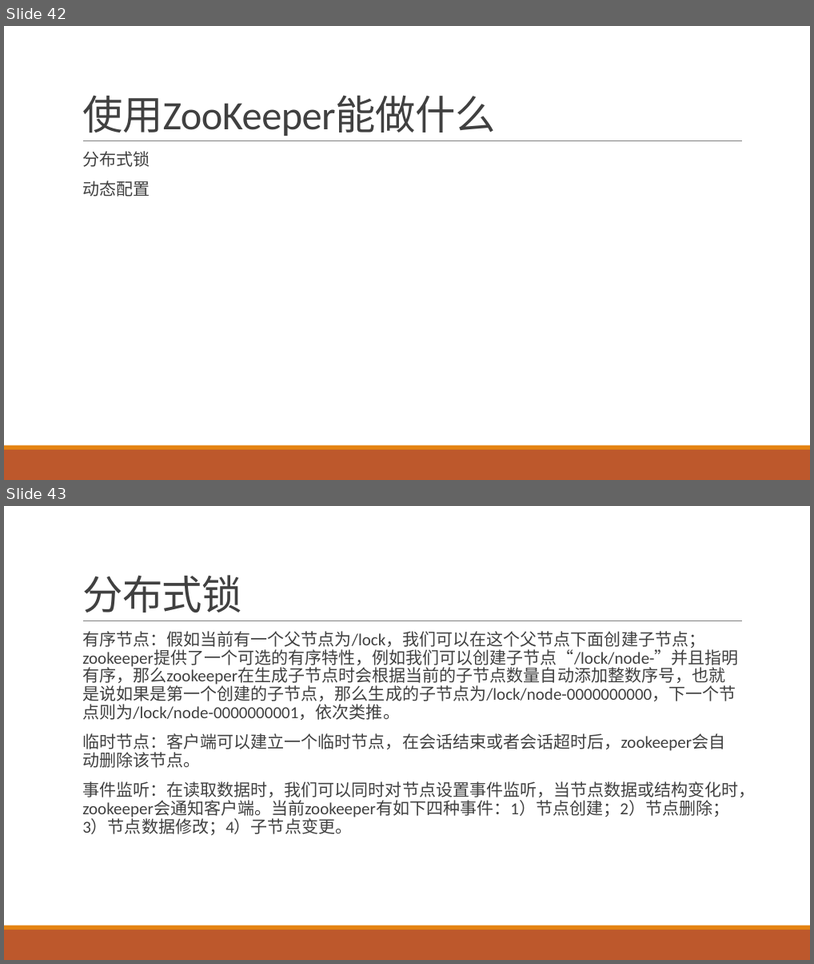
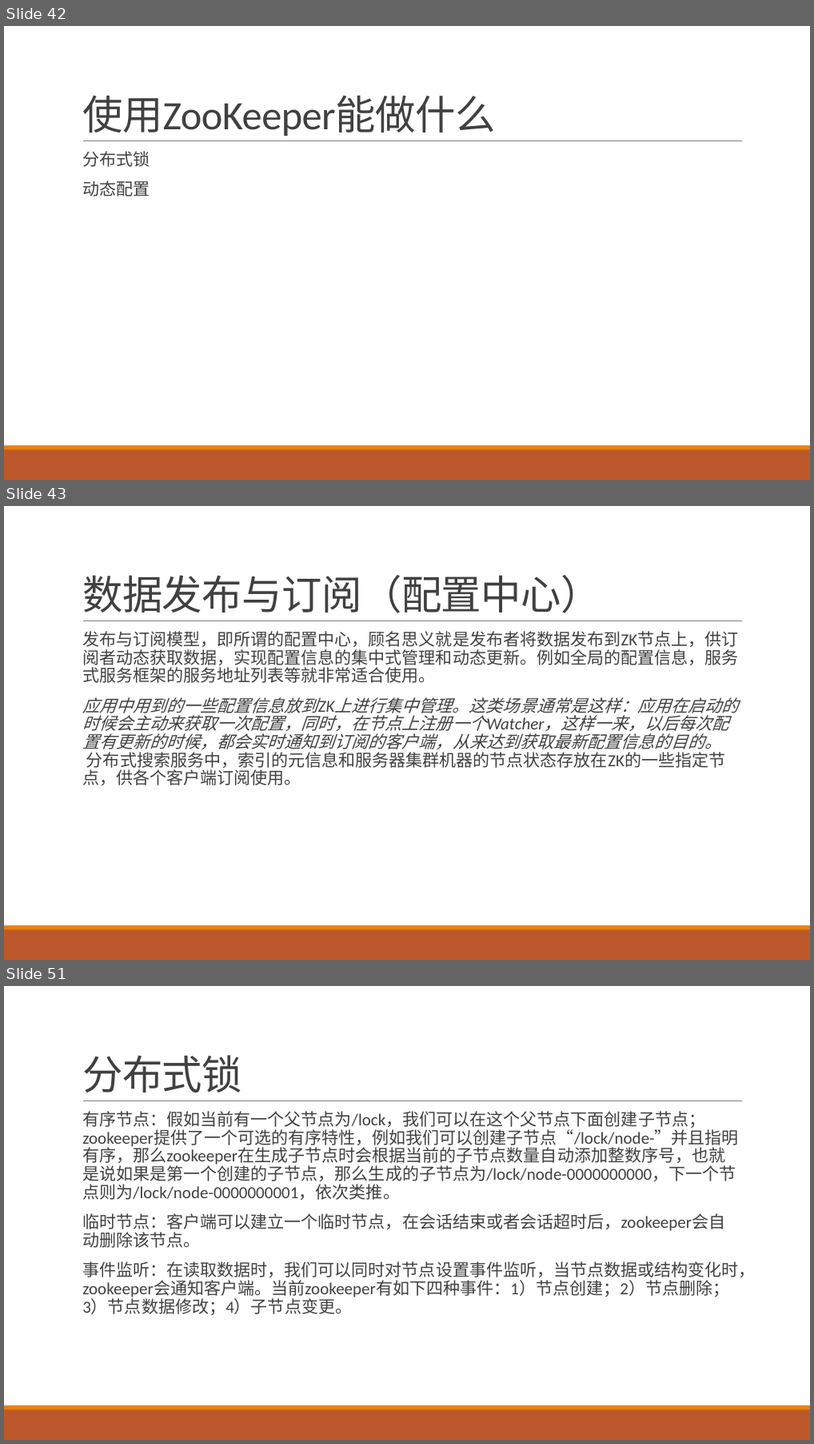
Before and after one commit to airuitian/MicroService, a slide deck: middlerware/Zookeeper介绍与实战.pptx. Shown one above the other, each under a label of ours: slides 42 and 43 before the commit, slides 42, 43 and 51 after it; the slides between them are not shown. The pictures are 814x964 and 814x1444 pixels, drawn with LibreOffice and Linux fonts; fonts in the diff are those of the drawing. Boxes give left, top, right and bottom in pixels: in the first picture for what was removed or moved away, otherwise in the second. Text is boxed around its words. In the diff, an @@ line names an element or a change of style, - is before the commit and + after.

```diff
--- a/middlerware/Zookeeper介绍与实战.pptx
+++ b/middlerware/Zookeeper介绍与实战.pptx
@@ slide 43 added at bbox=[4, 506, 810, 960], background #FFFFFF; not listed: 3 template elements that a slide beside it also shows @@
@@ title added at bbox=[82, 575, 602, 613], 48 pt, text #404040 @@
+数据发布与订阅（配置中心）
@@ text added at bbox=[82, 631, 739, 785], 20 pt, text #404040 @@
+  发布与订阅模型，即所谓的配置中心，顾名思义就是发布者将数据发布到ZK节点上，供订阅者动态获取数据，实现配置信息的集中式管理和动态更新。例如全局的配置信息，服务式服务框架的服务地址列表等就非常适合使用。
+  应用中用到的一些配置信息放到ZK上进行集中管理。这类场景通常是这样：应用在启动的时候会主动来获取一次配置，同时，在节点上注册一个Watcher，这样一来，以后每次配置有更新的时候，都会实时通知到订阅的客户端，从来达到获取最新配置信息的目的。 分布式搜索服务中，索引的元信息和服务器集群机器的节点状态存放在ZK的一些指定节点，供各个客户端订阅使用。
@@ what was slide 43 is now slide 51 @@
```
Also in this commit, not shown: 2 slides changed, 6 other slides added.
